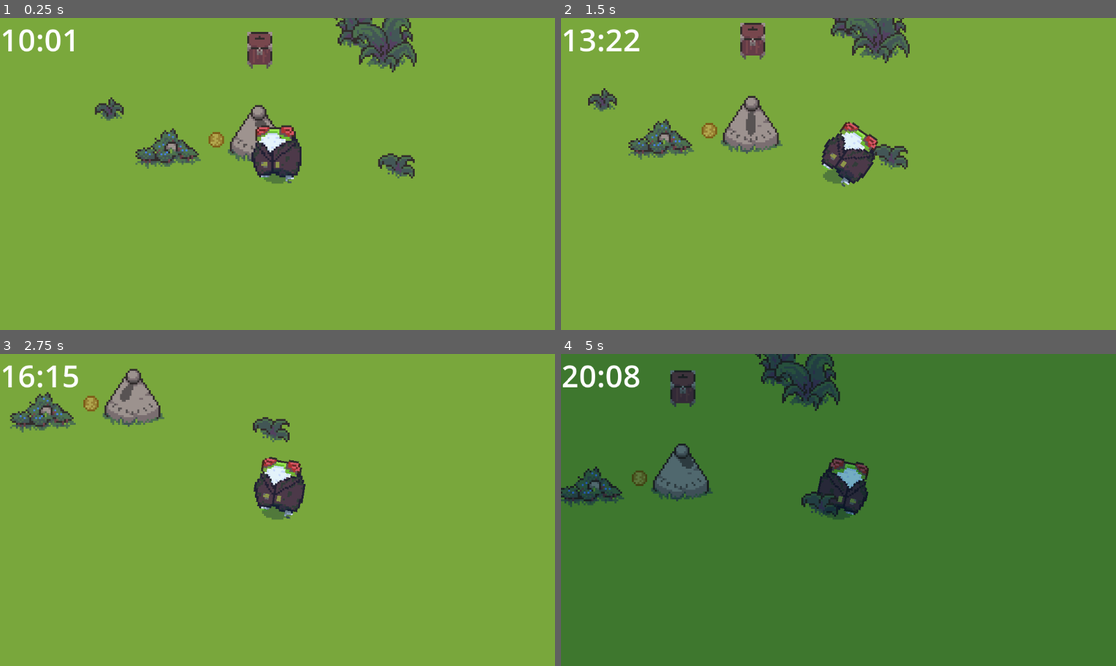
Above: before the commit, frames 1-4 (two rows, left to right).
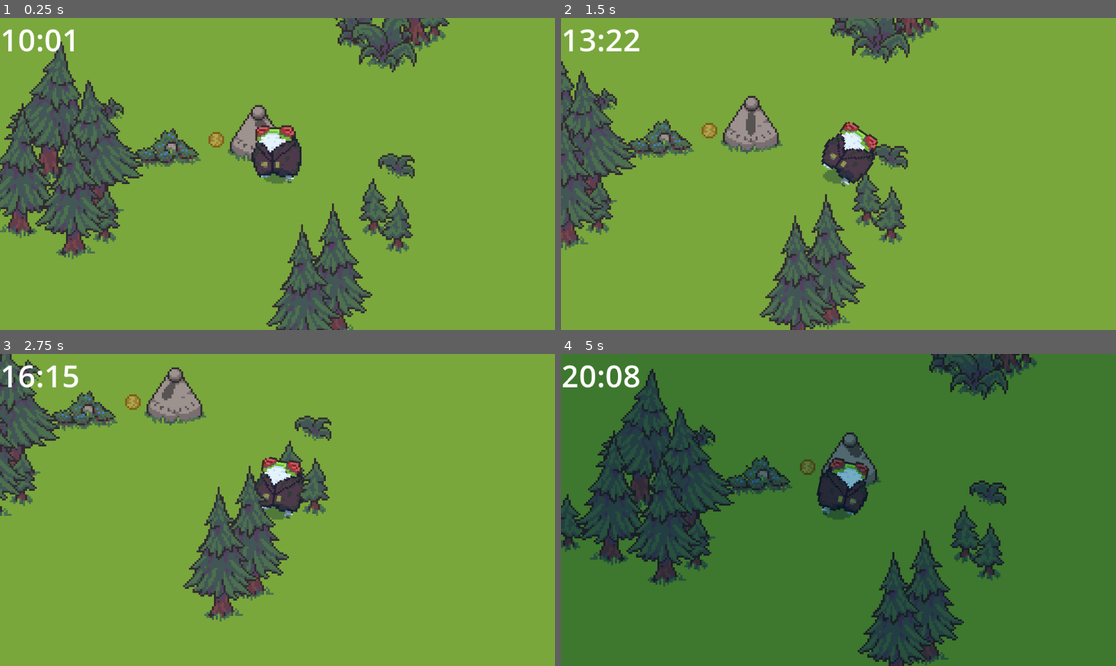
Above: after the commit, the same moments.

Repository: ollulf/ProjectShiver
Game: Godot game, scene res://scenes/game.tscn
Same seed, same stepped clock (60 frames per second), same inputs: the game is played once before the commit and once after it.
Inputs:
- Up to frame 1 (0.25 s): no input
- Up to frame 2 (1.5 s): hold Right (ui_right) 0.53-1.28 s; hold Backspace 0.53-1.28 s; hold Down (ui_down) from 1.28 s (still down); tap Backspace at 1.35 s
- Up to frame 3 (2.75 s): release Down (ui_down) at 2.03 s; hold Right (ui_right) from 2.03 s (still down); hold Backspace from 2.03 s (still down)
- Up to frame 4 (5 s): release Right (ui_right) at 2.78 s; release Backspace at 2.78 s; hold Up (ui_up) 2.78-3.53 s; tap Backspace at 2.85, 4.35 s; hold Backspace 3.53-4.28 s; hold Left (ui_left) from 3.53 s (still down)

The runs differ from the first frame. In frame 1, 16% of the frame differs, in the area x 0-81%, y 0-100%; in frame 2, 11%; in frame 3, 12%; in frame 4, 22%, in the area x 0-86%, y 0-100%.

Commit message:
ADDED: some environment assets  + navigation

Diff:
--- a/scenes/Environment/Plants/tree_1.tscn
+++ b/scenes/Environment/Plants/tree_1.tscn
@@ -5,7 +5,7 @@
 [sub_resource type="CircleShape2D" id="CircleShape2D_n0ew8"]
 radius = 4.0
 
-[node name="Plant1" type="StaticBody2D"]
+[node name="Tree_1" type="StaticBody2D"]
 
 [node name="Sprite2D" type="Sprite2D" parent="."]
 position = Vector2(1, -35)
--- a/scenes/Environment/Plants/tree_2.tscn
+++ b/scenes/Environment/Plants/tree_2.tscn
@@ -5,7 +5,7 @@
 [sub_resource type="CircleShape2D" id="CircleShape2D_n0ew8"]
 radius = 5.0
 
-[node name="Plant1" type="StaticBody2D"]
+[node name="Tree_2" type="StaticBody2D"]
 
 [node name="Sprite2D" type="Sprite2D" parent="."]
 position = Vector2(2, -34)
--- a/scenes/Environment/Plants/tree_3.tscn
+++ b/scenes/Environment/Plants/tree_3.tscn
@@ -5,7 +5,7 @@
 [sub_resource type="CircleShape2D" id="CircleShape2D_n0ew8"]
 radius = 2.0
 
-[node name="Plant1" type="StaticBody2D"]
+[node name="Tree_3" type="StaticBody2D"]
 
 [node name="Sprite2D" type="Sprite2D" parent="."]
 position = Vector2(1, -37)
--- a/scenes/level.tscn
+++ b/scenes/level.tscn
@@ -7,11 +7,24 @@
 [ext_resource type="PackedScene" uid="uid://dkxskf01k5u3n" path="res://scenes/Environment/Plants/plant_4.tscn" id="5_tie3u"]
 [ext_resource type="PackedScene" uid="uid://dfqnlsa3t1aun" path="res://scenes/Environment/Plants/plant_5.tscn" id="6_hhqx0"]
 [ext_resource type="PackedScene" uid="uid://daewhsw15w5p0" path="res://scenes/Environment/Plants/plant_6.tscn" id="7_psxg0"]
-[ext_resource type="PackedScene" uid="uid://be30mdn7klwkj" path="res://scenes/Environment/donationBox.tscn" id="8_biswt"]
 [ext_resource type="PackedScene" uid="uid://4b7qa8fg86nb" path="res://scenes/donation_bowl.tscn" id="8_ra3s8"]
 [ext_resource type="PackedScene" uid="uid://tf0crqd7ys1u" path="res://scenes/sun_clock.tscn" id="9_wjoq0"]
+[ext_resource type="PackedScene" uid="uid://djslfe1cxnenq" path="res://scenes/Environment/Plants/tree_1.tscn" id="10_u0n0g"]
+[ext_resource type="PackedScene" uid="uid://3pbbb7fqki55" path="res://scenes/Environment/Plants/tree_2.tscn" id="11_fmgla"]
+[ext_resource type="PackedScene" uid="uid://dvnsx1nty2dff" path="res://scenes/Environment/Plants/tree_3.tscn" id="12_d7ttf"]
+
+[sub_resource type="NavigationPolygon" id="NavigationPolygon_3hnsb"]
+vertices = PackedVector2Array(-204, -45, -175, -63, -147, 6, -153, 33, -186, 1, -210, -35, -26, -138, -3, -135, -15, -103, -40, -97, -144, -165, -117, -166, -122, -115, -143, -83, -111, -100, 8, 97, 8, 103, -22, 108, 66, 52, 78, 65, 78, 76, 64, 80, 51, 75, 38, 68, 48, 41, 1, -80, -55, -87, -87, -81, -75, -17, -112, -19, 137, 27, 111, 55, 85, 51, 81, 37, 118, -36, 94, -49, 63, 27, 68, -45, 48, -52, 52, 31, 66, 51, -211, -18, -60, 13, -66, -80, 34, -61, 23, 72, -70, 49, 11, 88, -51, 100, -74, 73, 12, -72, 26, -75, 32, -71)
+polygons = Array[PackedInt32Array]([PackedInt32Array(0, 1, 2, 3, 4, 5), PackedInt32Array(6, 7, 8, 9), PackedInt32Array(10, 11, 12, 13), PackedInt32Array(13, 12, 14), PackedInt32Array(15, 16, 17), PackedInt32Array(18, 19, 20, 21, 22, 23, 24), PackedInt32Array(9, 8, 25, 26), PackedInt32Array(13, 14, 27, 28, 29, 1), PackedInt32Array(30, 31, 32, 33, 34), PackedInt32Array(35, 34, 33, 36, 37), PackedInt32Array(38, 37, 36, 39), PackedInt32Array(24, 40, 18), PackedInt32Array(4, 41, 5), PackedInt32Array(29, 2, 1), PackedInt32Array(42, 28, 27, 43, 44, 38, 39, 24, 45), PackedInt32Array(24, 23, 45), PackedInt32Array(46, 42, 47, 15, 17, 48, 49), PackedInt32Array(45, 47, 42), PackedInt32Array(44, 43, 26, 50), PackedInt32Array(50, 51, 52, 44), PackedInt32Array(50, 26, 25)])
+outlines = Array[PackedVector2Array]([PackedVector2Array(-205, -46, -176, -64, -144, -84, -146, -166, -116, -168, -121, -115, -110, -101, -87, -82, -66, -81, -56, -88, -41, -98, -27, -140, -2, -136, -14, -103, 2, -81, 12, -73, 26, -76, 33, -72, 35, -62, 48, -53, 68, -46, 95, -51, 119, -37, 138, 28, 112, 57, 85, 52, 80, 38, 63, 28, 53, 32, 49, 41, 67, 51, 79, 64, 79, 77, 64, 81, 51, 76, 38, 69, 24, 73, 12, 88, 9, 97, 10, 104, -22, 109, -52, 101, -75, 74, -71, 49, -61, 13, -76, -16, -112, -18, -146, 7, -153, 36, -187, 2, -212, -17, -211, -35)])
+source_geometry_group_name = &"navigation_polygon_source_group"
+agent_radius = 1.0
 
 [node name="Level" type="Node2D"]
+y_sort_enabled = true
+
+[node name="NavigationRegion2D" type="NavigationRegion2D" parent="."]
+navigation_polygon = SubResource("NavigationPolygon_3hnsb")
 
 [node name="ground" type="Sprite2D" parent="."]
 z_index = -2
@@ -22,25 +35,198 @@
 position = Vector2(-22, -9)
 texture = ExtResource("2_ofej6")
 
-[node name="Plant2" parent="." instance=ExtResource("3_n4gi2")]
-position = Vector2(50, -59)
-
-[node name="Plant1" parent="." instance=ExtResource("4_m8ofo")]
-position = Vector2(66, -48)
-
-[node name="Plant3" parent="." instance=ExtResource("5_tie3u")]
-position = Vector2(73, 8)
-
-[node name="Plant4" parent="." instance=ExtResource("6_hhqx0")]
-position = Vector2(-77, -23)
-
 [node name="Plant5" parent="." instance=ExtResource("7_psxg0")]
 position = Vector2(-48, -17)
 
-[node name="DonationBox" parent="." instance=ExtResource("8_biswt")]
-position = Vector2(0, -61)
-
 [node name="SunClock" parent="." instance=ExtResource("9_wjoq0")]
 
 [node name="DonationBowl" parent="." instance=ExtResource("8_ra3s8")]
 position = Vector2(-15, -74)
+
+[node name="Trees" type="Node2D" parent="."]
+y_sort_enabled = true
+
+[node name="Plant6" parent="Trees" instance=ExtResource("10_u0n0g")]
+position = Vector2(6, -89)
+metadata/_edit_group_ = true
+
+[node name="Plant7" parent="Trees" instance=ExtResource("11_fmgla")]
+position = Vector2(27, -82)
+metadata/_edit_group_ = true
+
+[node name="Plant8" parent="Trees" instance=ExtResource("11_fmgla")]
+position = Vector2(-71, -86)
+metadata/_edit_group_ = true
+
+[node name="Plant9" parent="Trees" instance=ExtResource("12_d7ttf")]
+position = Vector2(11, -80)
+metadata/_edit_group_ = true
+
+[node name="Plant10" parent="Trees" instance=ExtResource("11_fmgla")]
+position = Vector2(-90, -97)
+rotation = -3.14159
+scale = Vector2(1, -1)
+metadata/_edit_group_ = true
+
+[node name="Plant11" parent="Trees" instance=ExtResource("11_fmgla")]
+position = Vector2(80, -59)
+rotation = -3.14159
+scale = Vector2(1, -1)
+metadata/_edit_group_ = true
+
+[node name="Plant12" parent="Trees" instance=ExtResource("11_fmgla")]
+position = Vector2(-82, 29)
+rotation = -3.14159
+scale = Vector2(1, -1)
+metadata/_edit_group_ = true
+
+[node name="Plant13" parent="Trees" instance=ExtResource("11_fmgla")]
+position = Vector2(-175, -73)
+rotation = -3.14159
+scale = Vector2(1, -1)
+metadata/_edit_group_ = true
+
+[node name="Plant14" parent="Trees" instance=ExtResource("11_fmgla")]
+position = Vector2(-157, -85)
+rotation = -3.14159
+scale = Vector2(1, -1)
+metadata/_edit_group_ = true
+
+[node name="Tree_2" parent="Trees" instance=ExtResource("11_fmgla")]
+position = Vector2(-109, 9)
+metadata/_edit_group_ = true
+
+[node name="Tree_3" parent="Trees" instance=ExtResource("12_d7ttf")]
+position = Vector2(-156, -76)
+metadata/_edit_group_ = true
+
+[node name="Tree_4" parent="Trees" instance=ExtResource("12_d7ttf")]
+position = Vector2(-110, -114)
+metadata/_edit_group_ = true
+
+[node name="Tree_24" parent="Trees" instance=ExtResource("12_d7ttf")]
+position = Vector2(91, -63)
+metadata/_edit_group_ = true
+
+[node name="Tree_25" parent="Trees" instance=ExtResource("12_d7ttf")]
+position = Vector2(-80, 42)
+metadata/_edit_group_ = true
+
+[node name="Tree_5" parent="Trees" instance=ExtResource("12_d7ttf")]
+position = Vector2(-94, 24)
+metadata/_edit_group_ = true
+
+[node name="Tree_6" parent="Trees" instance=ExtResource("12_d7ttf")]
+position = Vector2(72, 47)
+metadata/_edit_group_ = true
+
+[node name="Tree_7" parent="Trees" instance=ExtResource("12_d7ttf")]
+position = Vector2(60, 38)
+rotation = -3.14159
+scale = Vector2(1, -1)
+metadata/_edit_group_ = true
+
+[node name="Tree_8" parent="Trees" instance=ExtResource("12_d7ttf")]
+position = Vector2(-146, 32)
+rotation = -3.14159
+scale = Vector2(1, -1)
+metadata/_edit_group_ = true
+
+[node name="Tree_9" parent="Trees" instance=ExtResource("12_d7ttf")]
+position = Vector2(-148, -115)
+rotation = -3.14159
+scale = Vector2(1, -1)
+metadata/_edit_group_ = true
+
+[node name="Tree_10" parent="Trees" instance=ExtResource("12_d7ttf")]
+position = Vector2(-177, -127)
+rotation = -3.14159
+scale = Vector2(1, -1)
+metadata/_edit_group_ = true
+
+[node name="Tree_1" parent="Trees" instance=ExtResource("10_u0n0g")]
+position = Vector2(-200, -59)
+metadata/_edit_group_ = true
+
+[node name="Tree_11" parent="Trees" instance=ExtResource("10_u0n0g")]
+position = Vector2(-124, 39)
+metadata/_edit_group_ = true
+
+[node name="Tree_12" parent="Trees" instance=ExtResource("10_u0n0g")]
+position = Vector2(21, -107)
+metadata/_edit_group_ = true
+
+[node name="Tree_13" parent="Trees" instance=ExtResource("10_u0n0g")]
+position = Vector2(-77, -120)
+metadata/_edit_group_ = true
+
+[node name="Tree_14" parent="Trees" instance=ExtResource("10_u0n0g")]
+position = Vector2(-101, -134)
+metadata/_edit_group_ = true
+
+[node name="Tree_15" parent="Trees" instance=ExtResource("10_u0n0g")]
+position = Vector2(-161, -125)
+metadata/_edit_group_ = true
+
+[node name="Tree_16" parent="Trees" instance=ExtResource("10_u0n0g")]
+position = Vector2(-185, -138)
+rotation = -3.14159
+scale = Vector2(1, -1)
+metadata/_edit_group_ = true
+
+[node name="Tree_17" parent="Trees" instance=ExtResource("10_u0n0g")]
+position = Vector2(-49, -98)
+rotation = -3.14159
+scale = Vector2(1, -1)
+metadata/_edit_group_ = true
+
+[node name="Tree_18" parent="Trees" instance=ExtResource("10_u0n0g")]
+position = Vector2(24, 102)
+rotation = -3.14159
+scale = Vector2(1, -1)
+metadata/_edit_group_ = true
+
+[node name="Tree_19" parent="Trees" instance=ExtResource("10_u0n0g")]
+position = Vector2(40, 91)
+rotation = -3.14159
+scale = Vector2(1, -1)
+metadata/_edit_group_ = true
+
+[node name="Tree_20" parent="Trees" instance=ExtResource("10_u0n0g")]
+position = Vector2(-96, 50)
+rotation = -3.14159
+scale = Vector2(1, -1)
+metadata/_edit_group_ = true
+
+[node name="Tree_21" parent="Trees" instance=ExtResource("10_u0n0g")]
+position = Vector2(-200, -83)
+rotation = -3.14159
+scale = Vector2(1, -1)
+metadata/_edit_group_ = true
+
+[node name="Tree_22" parent="Trees" instance=ExtResource("10_u0n0g")]
+position = Vector2(-180, -103)
+rotation = -3.14159
+scale = Vector2(1, -1)
+metadata/_edit_group_ = true
+
+[node name="Tree_23" parent="Trees" instance=ExtResource("10_u0n0g")]
+position = Vector2(-42, -137)
+rotation = -3.14159
+scale = Vector2(1, -1)
+metadata/_edit_group_ = true
+
+[node name="Plants" type="Node2D" parent="."]
+y_sort_enabled = true
+
+[node name="Plant2" parent="Plants" instance=ExtResource("3_n4gi2")]
+position = Vector2(50, -59)
+
+[node name="Plant1" parent="Plants" instance=ExtResource("4_m8ofo")]
+position = Vector2(66, -48)
+
+[node name="Plant3" parent="Plants" instance=ExtResource("5_tie3u")]
+position = Vector2(73, 8)
+
+[node name="Plant4" parent="Plants" instance=ExtResource("6_hhqx0")]
+position = Vector2(-77, -23)
Not shown: 1 places in scenes/level.tscn that only renumber resources
